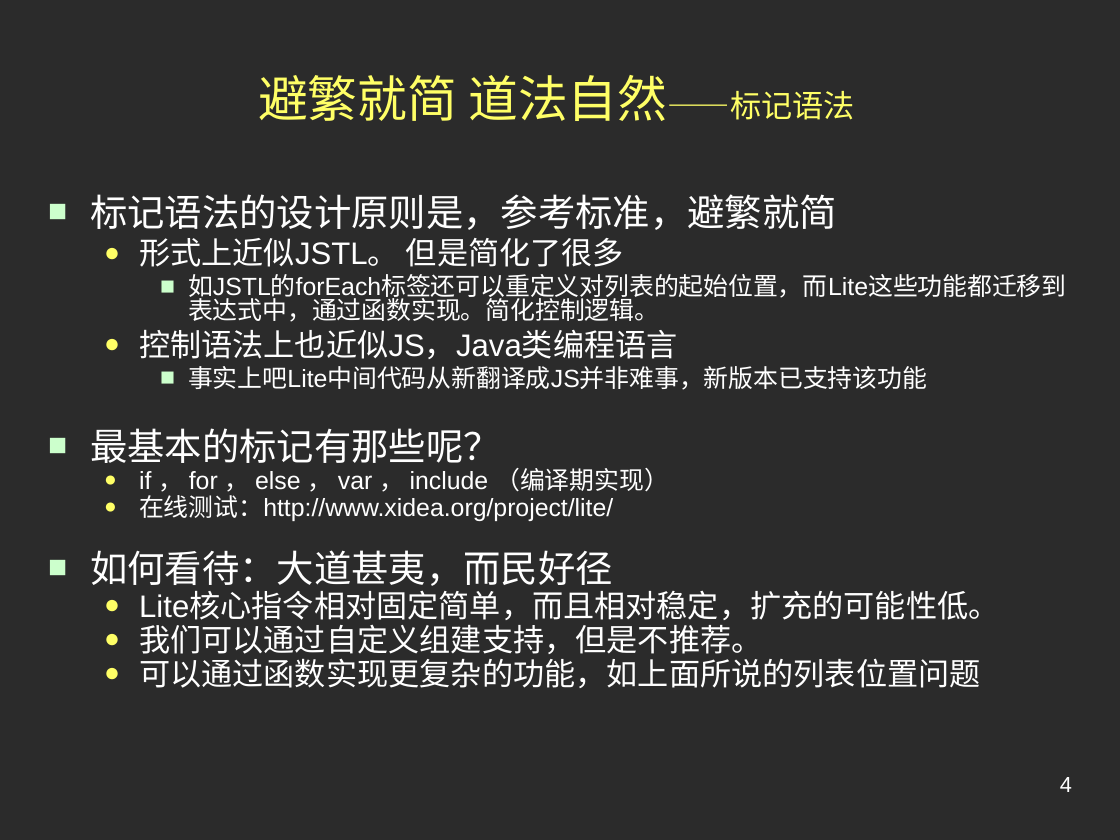
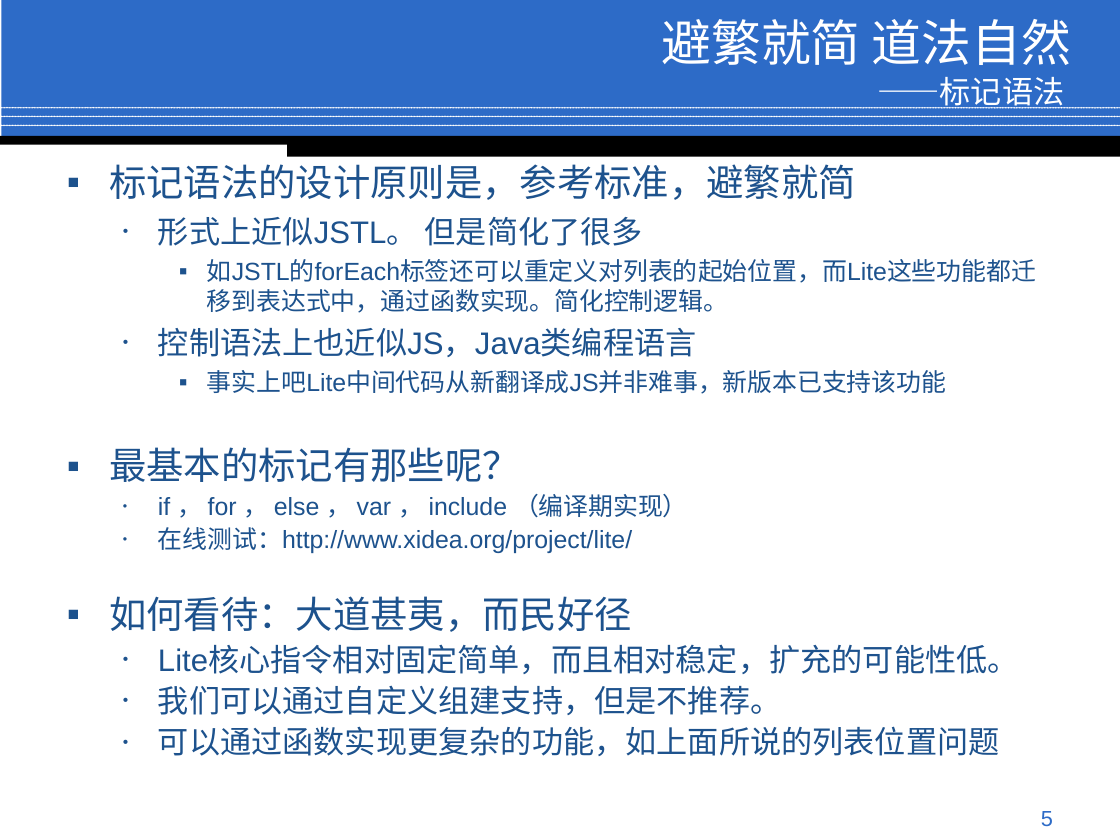
Before and after one commit to jindw/lite, a slide deck: slide 5 of trunk/Lite/web/doc/Preview.ppt (slide 4 before the commit). Drawn at 1120x840 pixels with LibreOffice and Linux fonts; fonts in the diff are those of the drawing; background and template pictures are left out; a plain dark background stands for a picture behind light text. Boxes give left, top, right and bottom in pixels: in the first picture for what was removed or moved away, otherwise in the second. Text is boxed around its words. In the diff, an @@ line names an element or a change of style, - is before the commit and + after.

```diff
--- a/trunk/Lite/web/doc/Preview.ppt
+++ b/trunk/Lite/web/doc/Preview.ppt
@@ rectangle added at <box>1,0,1120,138</box>, fill #2D6BC7 @@
@@ title at <box>662,19,1071,109</box>: text changed; text colour #FFFF66 to #FFFFFF @@
-避繁就简 道法自然——标记语法
+避繁就简 道法自然
+——标记语法
@@ line added from (0, 108) to (1120, 108), #FFFFFF 0.99 pt @@
@@ line added from (0, 116) to (1120, 116), #FFFFFF 0.99 pt @@
@@ line added from (0, 125) to (1120, 125), #FFFFFF 0.99 pt @@
@@ rectangle added at <box>0,136,1120,144</box>, fill #000000 @@
@@ rectangle added at <box>287,139,1120,157</box>, fill #000000 @@
@@ text "标记语法的设计原则是，参考标准，避繁就简": place and size @@
-text "标记语法的设计原则是，参考标准，避繁就简" at <box>90,194,1066,688</box>
+text "标记语法的设计原则是，参考标准，避繁就简" at <box>109,164,1036,756</box>
@@ text "标记语法的设计原则是，参考标准，避繁就简" at <box>109,164,1036,756</box>: text colour #FFFFFF to #1D528D; bullet ■ to ▪; line spacing 0.7 to 0.9; bullet colour #CCFFCC to #1D528D; bullet ● to •; line spacing 0.8 to 1; bullet colour #FFFF66 to #1D528D @@
@@ page number removed at <box>1060,777,1072,792</box> @@
-4
@@ page number added at <box>1041,811,1053,826</box>, 14 pt, text #2D6BC7 @@
+5
```
Also in this commit, not shown: 10 other slides changed, 2 slides added, 1 slide removed.
